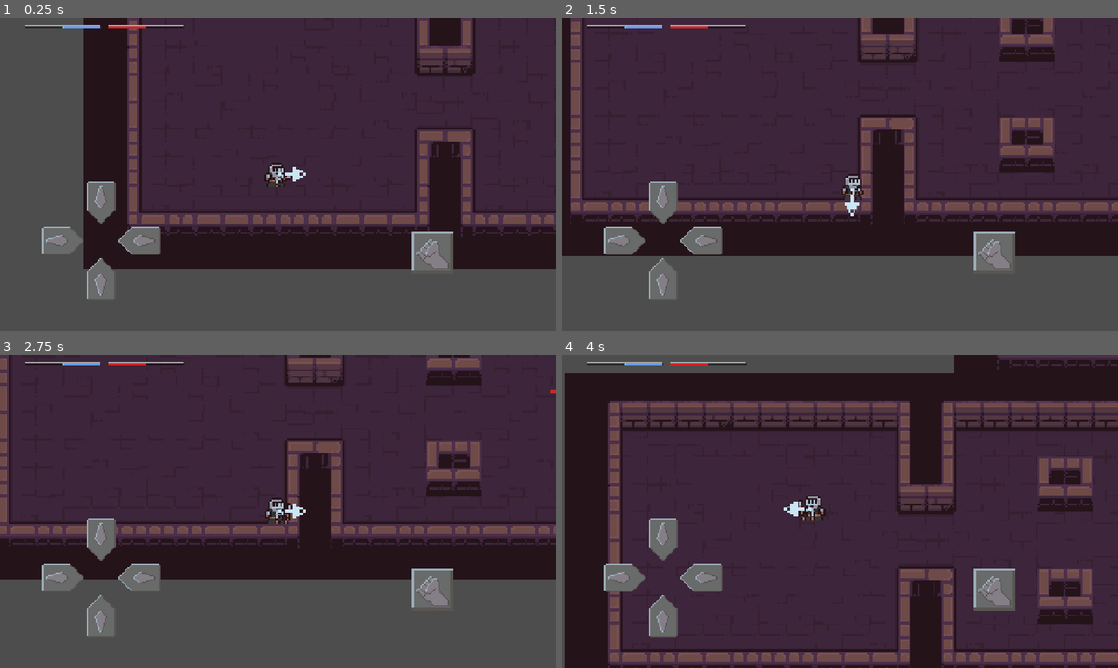
Above: before the commit, frames 1-4 (two rows, left to right).
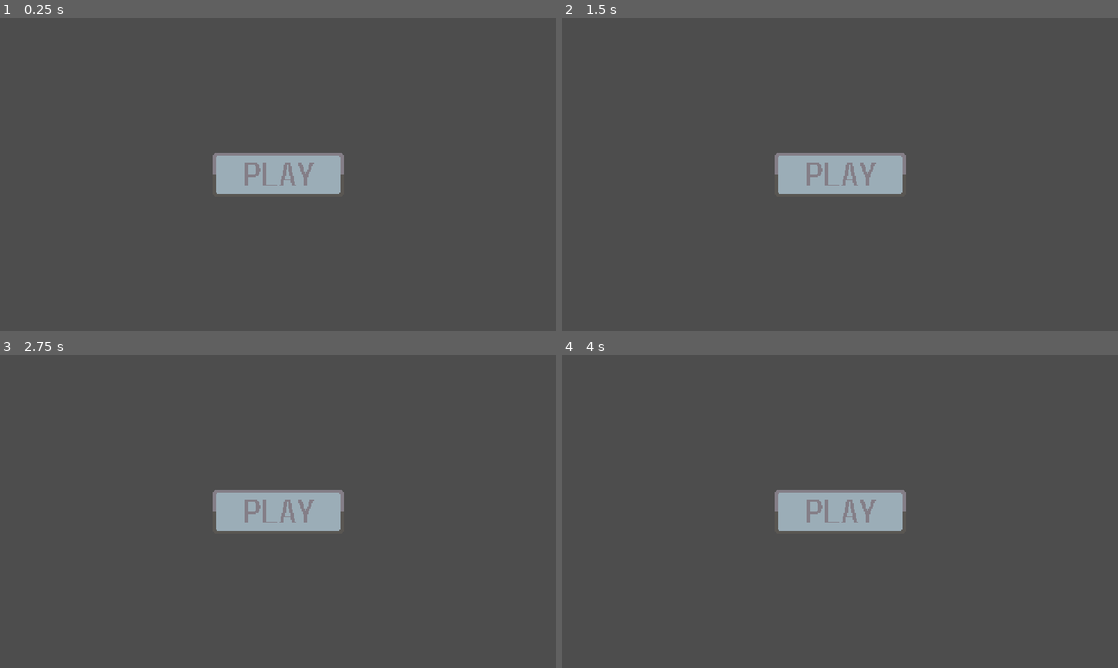
Above: after the commit, the same moments.

Repository: SPETSNAZ-N75/Dungeonier_godot
Game: Godot game, scene res://Main.tscn
Same seed, same stepped clock (60 frames per second), same inputs: the game is played once before the commit and once after it. Before the commit the project starts from res://Scenes/Levels/world.tscn.
Inputs:
- Up to frame 1 (0.25 s): no input
- Up to frame 2 (1.5 s): hold D (right) 0.53-1.28 s; tap Space (use) at 0.6, 1.35 s; hold S (down) from 1.28 s (still down)
- Up to frame 3 (2.75 s): release S (down) at 2.03 s; hold D (right) from 2.03 s (still down); tap Space (use) at 2.1 s
- Up to frame 4 (4 s): tap Enter at 2.75 s; release D (right) at 2.78 s; hold W (up) 2.78-3.53 s; tap Space (use) at 2.85, 3.6 s; hold A (left) from 3.53 s (still down)

The runs differ from the first frame. In frame 1, 69% of the frame differs, in the area x 4-100%, y 0-90%; in frame 2, 76%; in frame 3, 73%; in frame 4, 92%, in the area x 0-100%, y 0-100%.

Commit message:
Main Menu Working

Diff:
--- /dev/null
+++ b/Main.tscn
@@ -0,0 +1,24 @@
+[gd_scene load_steps=5 format=3 uid="uid://yi1vtrx1xma6"]
+
+[ext_resource type="Script" uid="uid://c08ce1h7q5pwx" path="res://Scripts/main.gd" id="1_r0du0"]
+[ext_resource type="Texture2D" uid="uid://fuubnuegibe5" path="res://Assets/Gui/Menus/btn_play.png" id="2_cm0pq"]
+[ext_resource type="Texture2D" uid="uid://babg0u4aplhmt" path="res://Assets/Gui/Menus/btn_play_pressed.png" id="3_fos0i"]
+
+[sub_resource type="RectangleShape2D" id="RectangleShape2D_r150o"]
+size = Vector2(300, 100)
+
+[node name="Main" type="CanvasGroup"]
+script = ExtResource("1_r0du0")
+
+[node name="CanvasLayer" type="CanvasLayer" parent="."]
+
+[node name="TouchScreenButton" type="TouchScreenButton" parent="CanvasLayer"]
+position = Vector2(490, 310)
+texture_normal = ExtResource("2_cm0pq")
+texture_pressed = ExtResource("3_fos0i")
+shape = SubResource("RectangleShape2D_r150o")
+
+[node name="Camera2D" type="Camera2D" parent="."]
+position = Vector2(640, 360)
+
+[connection signal="pressed" from="CanvasLayer/TouchScreenButton" to="." method="_on_touch_screen_button_pressed"]
--- a/Scenes/Main.tscn
+++ /dev/null
@@ -1,79 +0,0 @@
-[gd_scene load_steps=5 format=3 uid="uid://yi1vtrx1xma6"]
-
-[ext_resource type="Script" uid="uid://c08ce1h7q5pwx" path="res://Scenes/main.gd" id="1_r150o"]
-
-[sub_resource type="Animation" id="Animation_c1w88"]
-resource_name = "new_animation"
-length = 0.5
-tracks/0/type = "value"
-tracks/0/imported = false
-tracks/0/enabled = true
-tracks/0/path = NodePath("Int_Left:position")
-tracks/0/interp = 1
-tracks/0/loop_wrap = true
-tracks/0/keys = {
-"times": PackedFloat32Array(0, 0.5),
-"transitions": PackedFloat32Array(1, 1),
-"update": 0,
-"values": [Vector2(0, 0), Vector2(-640, 0)]
-}
-tracks/1/type = "value"
-tracks/1/imported = false
-tracks/1/enabled = true
-tracks/1/path = NodePath("Int_Right:position")
-tracks/1/interp = 1
-tracks/1/loop_wrap = true
-tracks/1/keys = {
-"times": PackedFloat32Array(0, 0.5),
-"transitions": PackedFloat32Array(1, 1),
-"update": 0,
-"values": [Vector2(640, 0), Vector2(1280, 0)]
-}
-
-[sub_resource type="AnimationLibrary" id="AnimationLibrary_idj7w"]
-_data = {
-&"into_scene": SubResource("Animation_c1w88")
-}
-
-[sub_resource type="AnimationRootNode" id="AnimationRootNode_c1w88"]
-
-[node name="Main" type="CanvasGroup"]
-script = ExtResource("1_r150o")
-
-[node name="Int_Left" type="ColorRect" parent="."]
-anchors_preset = 4
-anchor_top = 0.5
-anchor_bottom = 0.5
-offset_right = 645.14
-offset_bottom = 720.0
-grow_vertical = 2
-pivot_offset = Vector2(0, 360)
-color = Color(0, 0, 0, 1)
-metadata/_edit_use_anchors_ = true
-
-[node name="Int_Right" type="ColorRect" parent="."]
-anchors_preset = 6
-anchor_left = 1.0
-anchor_top = 0.5
-anchor_right = 1.0
-anchor_bottom = 0.5
-offset_left = 640.0
-offset_right = 1280.0
-offset_bottom = 720.0
-grow_horizontal = 0
-grow_vertical = 2
-pivot_offset = Vector2(640, 360)
-color = Color(0, 0, 0, 1)
-metadata/_edit_use_anchors_ = true
-
-[node name="Camera2D" type="Camera2D" parent="."]
-position = Vector2(640, 360)
-
-[node name="AnimationTree" type="AnimationTree" parent="."]
-libraries = {
-&"": SubResource("AnimationLibrary_idj7w")
-}
-tree_root = SubResource("AnimationRootNode_c1w88")
-
-[node name="AnimationPlayer" type="AnimationPlayer" parent="AnimationTree"]
-root_node = NodePath("../..")
--- a/Scenes/main.gd
+++ /dev/null
@@ -1,4 +0,0 @@
-extends CanvasGroup
-
-func _ready() -> void:
-	pass
--- /dev/null
+++ b/Scripts/main.gd
@@ -0,0 +1,12 @@
+extends CanvasGroup
+
+func _ready() -> void:
+	pass
+
+
+
+
+func _on_touch_screen_button_pressed() -> void:
+	var game = preload("res://Scenes/Levels/world.tscn").instantiate()
+	get_tree().get_root().add_child(game)
+	get_tree().get_root().remove_child(self)
--- a/project.godot
+++ b/project.godot
@@ -12,7 +12,7 @@
 
 config/name="Dungeonier"
 config/version="0.1"
-run/main_scene="uid://bb88l8dlq1032"
+run/main_scene="uid://yi1vtrx1xma6"
 config/features=PackedStringArray("4.4", "Mobile")
 run/max_fps=60
 boot_splash/bg_color=Color(0, 0, 0, 1)
Binary file added: Assets/Gui/Menus/btn_play.png
Not shown, added: Assets/Gui/Menus/btn_play.png.import
Binary file added: Assets/Gui/Menus/btn_play_pressed.png
Not shown, added: Assets/Gui/Menus/btn_play_pressed.png.import
Renamed: Scenes/main.gd.uid -> Scripts/main.gd.uid
Not shown, changed: export_presets.cfg
